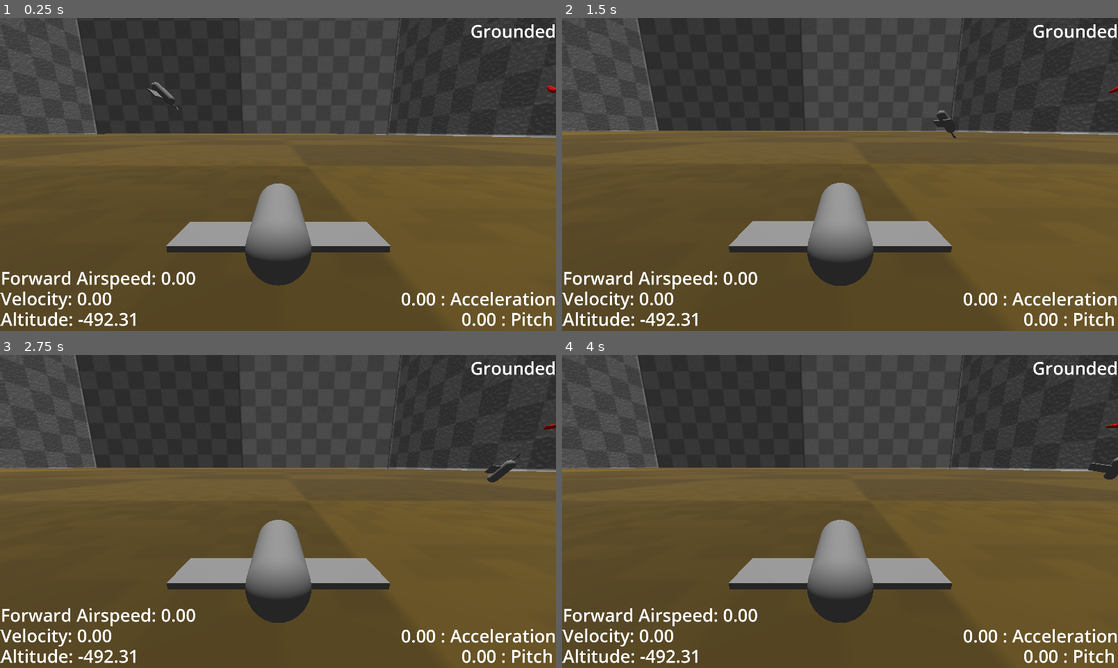
Above: before the commit, frames 1-4 (two rows, left to right).
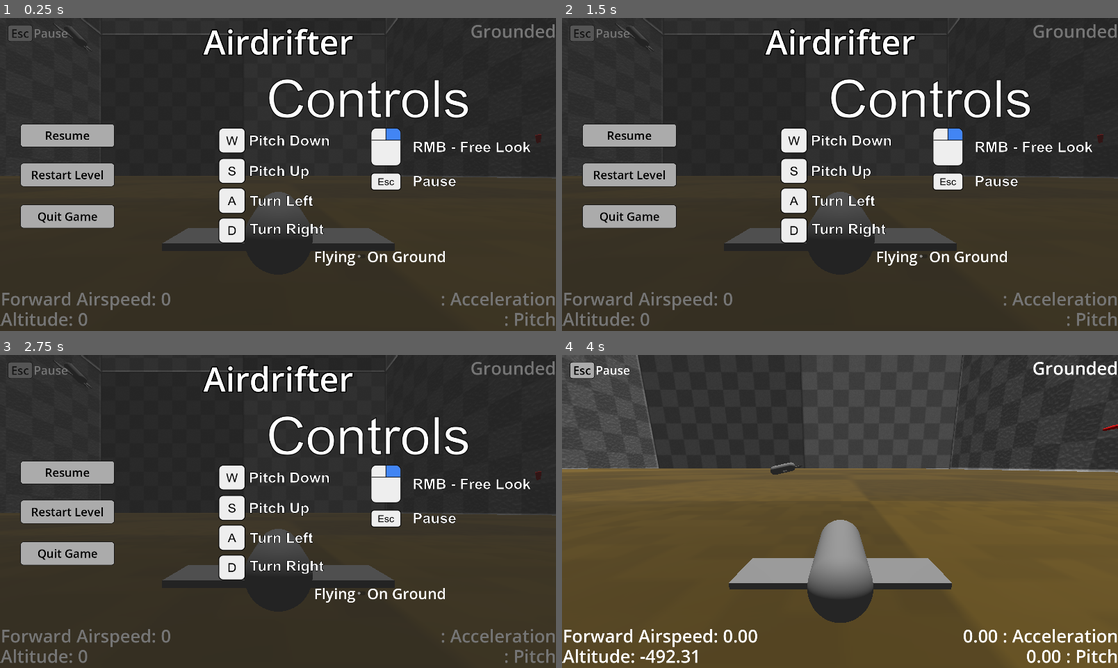
Above: after the commit, the same moments.

Repository: BeegFloppa15/Project_Airdrifter
Game: Godot game, scene res://Scenes/Levels/testing_scene_1.tscn
Two runs of this game, one before a commit and one after it. Both use one fixed random seed, a clock stepped at 60 frames per second and the inputs below.
Inputs (mouse positions are in pixels of both pictures, inside the frame that each line leads up to):
- Up to frame 1 (0.25 s): no input
- Up to frame 2 (1.5 s): click (628, 174) at 0.5 s, where only the run after the commit has a clickable "Restart Level"; click (628, 174) at 1.25 s, where only the run after the commit has a clickable "Restart Level"
- Up to frame 3 (2.75 s): click (66, 511) at 2 s, where only the run after the commit has a clickable "Restart Level"
- Up to frame 4 (4 s): click (923, 592) at 2.75 s, where only the run after the commit has a clickable "Flying"; click (628, 470) at 3.5 s, where only the run after the commit has a clickable "Resume"

The runs differ from the first frame. In frame 1, 72% of the frame differs, in the area x 0-100%, y 0-100%; in frame 2, 73%; in frame 3, 73%; in frame 4, 2.5%.

Commit message:
Changed Main UI a bit, added functionality to level the glider pitch when in flight. Still need to update control pictures to show these controls.

Diff:
--- a/airdrifter-v1/Gliders/ElytraGlider2.gd
+++ b/airdrifter-v1/Gliders/ElytraGlider2.gd
@@ -48,7 +48,7 @@
 	state.linear_velocity -= old_forward_velo
 
 	# Pitch and rotate glider
-	handle_input()
+	handle_input(get_process_delta_time())
 
 	# Finding forward DIRECTION (unit Vector)
 	var forward_local_axis: Vector3 = Vector3(0, 0, 1)
@@ -116,7 +116,7 @@
 	var lift_force = min(forward_velocity.length() * 0.7, max_lift)
 	return up_dir * lift_force
 
-func handle_input():
+func handle_input(delta: float):
 	# Player Input to handle glider direction
 	if Input.is_action_pressed("bank_left"):
 		apply_torque(Vector3(0, 1, 0) * rotation_torque)
@@ -126,6 +126,11 @@
 	if current_state == glider_state.FLYING:
 		# Player input to handle chaning pitch
 		var left_vector = (global_transform.basis * Vector3.MODEL_LEFT).normalized()
+		if Input.is_action_pressed("brake"):
+			#level the glider out
+			var level_speed = 5.0
+			var t = (1.0 - cos(PI * (delta * level_speed)))/2.0
+			rotation_degrees.x = lerp(rotation_degrees.x, 0.0, t)
 		if Input.is_action_pressed("pitch_down"):
 			apply_torque(left_vector * rotation_torque)
 		if Input.is_action_pressed("pitch_up"):
--- a/airdrifter-v1/Scenes/Levels/testing_scene_1.tscn
+++ b/airdrifter-v1/Scenes/Levels/testing_scene_1.tscn
@@ -6,6 +6,7 @@
 [ext_resource type="Script" uid="uid://d0gthejuvixfb" path="res://debug_ui.gd" id="3_dmsko"]
 [ext_resource type="Material" uid="uid://bhf6anoy7ga0a" path="res://Materials/GridBox.tres" id="4_1m6sy"]
 [ext_resource type="PackedScene" uid="uid://d2lj8rt02opqj" path="res://Scenes/pause_ui.tscn" id="5_4o4mv"]
+[ext_resource type="Theme" uid="uid://cpuvqmnu7yk3b" path="res://Textures/pause_ui.tres" id="5_el7fs"]
 [ext_resource type="PackedScene" uid="uid://b7q3mc7feqq3s" path="res://Scenes/wind_area.tscn" id="5_hi084"]
 [ext_resource type="PackedScene" uid="uid://chkn4lhq6i5m8" path="res://Scenes/tp_area.tscn" id="6_dmsko"]
 
@@ -138,14 +139,15 @@
 anchors_preset = 2
 anchor_top = 1.0
 anchor_bottom = 1.0
-offset_top = -226.0
-offset_right = 327.0
-offset_bottom = -142.0
+offset_top = -154.0
+offset_right = 589.0
+offset_bottom = -70.0
 grow_vertical = 0
 theme_override_font_sizes/font_size = 61
 text = "Forward Airspeed: 0"
 
 [node name="Velocity Label" type="Label" parent="Debug UI"]
+visible = false
 layout_mode = 1
 anchors_preset = 2
 anchor_top = 1.0
@@ -169,7 +171,8 @@
 grow_horizontal = 0
 grow_vertical = 0
 theme_override_font_sizes/font_size = 61
-text = ":Angle of Attack"
+text = ": Pitch"
+horizontal_alignment = 2
 
 [node name="AccelLabel" type="Label" parent="Debug UI"]
 layout_mode = 1
@@ -185,7 +188,8 @@
 grow_horizontal = 0
 grow_vertical = 0
 theme_override_font_sizes/font_size = 61
-text = ":\"Acceleration\""
+text = ": Acceleration"
+horizontal_alignment = 2
 
 [node name="StatusLabel" type="Label" parent="Debug UI"]
 layout_mode = 1
@@ -198,6 +202,31 @@
 theme_override_font_sizes/font_size = 61
 text = "Grounded"
 horizontal_alignment = 2
+
+[node name="Button" type="Button" parent="Debug UI"]
+layout_mode = 0
+offset_left = 24.0
+offset_top = 21.0
+offset_right = 111.0
+offset_bottom = 80.0
+theme = ExtResource("5_el7fs")
+text = "Esc"
+
+[node name="Label" type="Label" parent="Debug UI/Button"]
+layout_mode = 1
+anchors_preset = 6
+anchor_left = 1.0
+anchor_top = 0.5
+anchor_right = 1.0
+anchor_bottom = 0.5
+offset_left = 3.0
+offset_top = -22.5
+offset_right = 140.0
+offset_bottom = 22.5
+grow_horizontal = 0
+grow_vertical = 2
+theme_override_font_sizes/font_size = 41
+text = "Pause"
 
 [node name="Pause UI" parent="." instance=ExtResource("5_4o4mv")]
 visible = false
--- a/airdrifter-v1/Scenes/pause_ui.gd
+++ b/airdrifter-v1/Scenes/pause_ui.gd
@@ -7,6 +7,7 @@
 
 func _ready():
 	process_mode = Node.PROCESS_MODE_ALWAYS
+	pause_game()
 
 func _on_controls_toggle_toggled(toggled_on: bool) -> void:
 	if toggled_on:
--- a/airdrifter-v1/Scenes/pause_ui.tscn
+++ b/airdrifter-v1/Scenes/pause_ui.tscn
@@ -23,6 +23,15 @@
 script = ExtResource("1_cf5hy")
 air_controls_img = ExtResource("2_srqh7")
 ground_controls_img = ExtResource("3_w3mym")
+
+[node name="ColorRect" type="ColorRect" parent="."]
+layout_mode = 1
+anchors_preset = 15
+anchor_right = 1.0
+anchor_bottom = 1.0
+grow_horizontal = 2
+grow_vertical = 2
+color = Color(0.13, 0.13, 0.13, 0.623529)
 
 [node name="Title" type="Label" parent="."]
 layout_mode = 1
--- a/airdrifter-v1/project.godot
+++ b/airdrifter-v1/project.godot
@@ -57,6 +57,11 @@
 "events": [Object(InputEventKey,"resource_local_to_scene":false,"resource_name":"","device":-1,"window_id":0,"alt_press …(195 unchanged characters)…
 ]
 }
+brake={
+"deadzone": 0.2,
+"events": [Object(InputEventKey,"resource_local_to_scene":false,"resource_name":"","device":-1,"window_id":0,"alt_pressed":false,"shift_pressed":false,"ctrl_pressed":false,"meta_pressed":false,"pressed":false,"keycode":0,"physical_keycode":4194325,"key_label":0,"unicode":0,"location":0,"echo":false,"script":null)
+]
+}
 
 [layer_names]
 
Not shown: 1 places in airdrifter-v1/Scenes/Levels/testing_scene_1.tscn that only renumber resources
